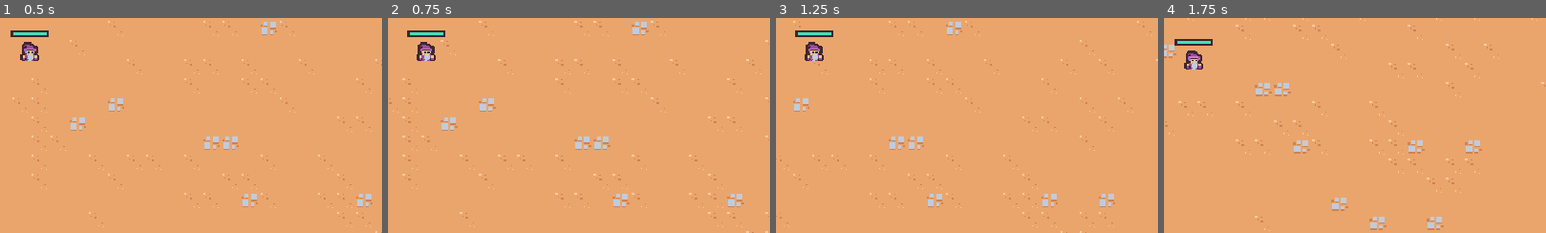
Above: before the commit, frames 1-4 (left to right).
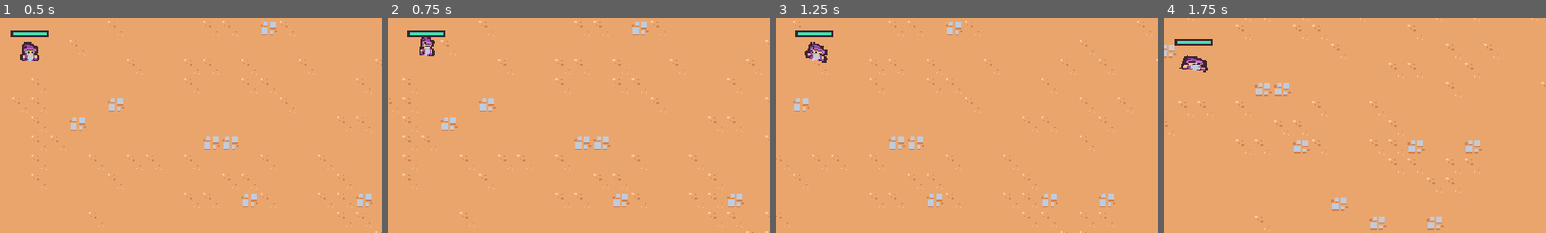
Above: after the commit, the same moments.

Repository: camd67/survivors-clone
Game: Godot game, scene res://scenes/main/main.tscn
Two runs of this game, one before a commit and one after it. Both use one fixed random seed, a clock stepped at 60 frames per second and the inputs below.
Inputs (mouse positions are % of the whole screen's width and height, from its top left):
- Up to frame 1 (0.5 s): no input
- Up to frame 2 (0.75 s): move the mouse to (72, 45) at 0.52 s; press the mouse at (72, 45) at 0.53 s; hold D (move_right) from 0.53 s (still down)
- Up to frame 3 (1.25 s): keep holding D (move_right)
- Up to frame 4 (1.75 s): move the mouse to (30, 55) at 1.27 s; release D (move_right) at 1.28 s; release the mouse at (30, 55) at 1.28 s; hold S (move_down) from 1.28 s (still down); click (30, 55) at 1.35 s
The pictures show only the part of the screen within x 46-96%, y 40-90%; the shares and areas given below are measured in that part.

Frame 1 is identical in both runs. In frame 2, 0.4% of the frame differs, in the area x 7-13%, y 8-20%; in frame 3, 0.3%; in frame 4, 0.4%, in the area x 4-12%, y 15-26%.

Commit message:
Lesson 36: Player animation

Diff:
--- a/scenes/game_object/player/player.gd
+++ b/scenes/game_object/player/player.gd
@@ -4,6 +4,8 @@
 @onready var health_component: HealthComponent = $HealthComponent
 @onready var health_bar = $HealthBar
 @onready var abilities = $Abilities
+@onready var animation_player = $AnimationPlayer
+@onready var visuals = $Visuals
 
 const MAX_SPEED = 125
 const ACCELERATION_SMOOTHING = 25
@@ -27,6 +29,17 @@
 	velocity = velocity.lerp(target_velocity, 1 - exp(-delta * ACCELERATION_SMOOTHING))
 
 	move_and_slide()
+
+	if movement_vector.x != 0 || movement_vector.y != 0:
+		animation_player.play("walk")
+	else:
+		animation_player.play("RESET")
+
+	var move_sign = sign(movement_vector.x)
+	if move_sign == 0:
+		visuals.scale = Vector2.ONE
+	else:
+		visuals.scale = Vector2(move_sign, 1)
 
 
 func get_movement_vector():
--- a/scenes/game_object/player/player.tscn
+++ b/scenes/game_object/player/player.tscn
@@ -1,9 +1,95 @@
-[gd_scene load_steps=10 format=3 uid="uid://dtg3vxagmiomm"]
+[gd_scene load_steps=13 format=3 uid="uid://dtg3vxagmiomm"]
 
 [ext_resource type="Texture2D" uid="uid://c5ndpwtmmwc" path="res://scenes/game_object/player/player.png" id="1_0ab2r"]
 [ext_resource type="Script" path="res://scenes/game_object/player/player.gd" id="1_ypp6v"]
 [ext_resource type="Script" path="res://scenes/component/health_component.gd" id="2_3bleu"]
 [ext_resource type="PackedScene" uid="uid://b8jaxqiqukwmj" path="res://scenes/ability/sword_abililty_controller/sword_abililty_controller.tscn" id="3_fa4rm"]
+
+[sub_resource type="Animation" id="Animation_kgwoq"]
+resource_name = "walk"
+length = 0.4
+loop_mode = 1
+tracks/0/type = "value"
+tracks/0/imported = false
+tracks/0/enabled = true
+tracks/0/path = NodePath("Visuals/Sprite2D:position")
+tracks/0/interp = 2
+tracks/0/loop_wrap = true
+tracks/0/keys = {
+"times": PackedFloat32Array(0, 0.1, 0.3),
+"transitions": PackedFloat32Array(1, 1, 1),
+"update": 0,
+"values": [Vector2(0, 0), Vector2(0, -5), Vector2(0, 0)]
+}
+tracks/1/type = "value"
+tracks/1/imported = false
+tracks/1/enabled = true
+tracks/1/path = NodePath("Visuals/Sprite2D:rotation")
+tracks/1/interp = 2
+tracks/1/loop_wrap = true
+tracks/1/keys = {
+"times": PackedFloat32Array(0, 0.1, 0.2, 0.4),
+"transitions": PackedFloat32Array(1, 1, 1, 1),
+"update": 0,
+"values": [0.0, -0.261799, 0.261799, 0.0]
+}
+tracks/2/type = "value"
+tracks/2/imported = false
+tracks/2/enabled = true
+tracks/2/path = NodePath("Visuals/Sprite2D:scale")
+tracks/2/interp = 2
+tracks/2/loop_wrap = true
+tracks/2/keys = {
+"times": PackedFloat32Array(0, 0.1, 0.3, 0.4),
+"transitions": PackedFloat32Array(0.732043, 2.37842, 2.14355, 1),
+"update": 0,
+"values": [Vector2(1, 1), Vector2(0.8, 1.1), Vector2(1.5, 0.7), Vector2(1, 1)]
+}
+
+[sub_resource type="Animation" id="Animation_w13b1"]
+length = 0.001
+tracks/0/type = "value"
+tracks/0/imported = false
+tracks/0/enabled = true
+tracks/0/path = NodePath("Visuals/Sprite2D:position")
+tracks/0/interp = 1
+tracks/0/loop_wrap = true
+tracks/0/keys = {
+"times": PackedFloat32Array(0),
+"transitions": PackedFloat32Array(1),
+"update": 0,
+"values": [Vector2(0, 0)]
+}
+tracks/1/type = "value"
+tracks/1/imported = false
+tracks/1/enabled = true
+tracks/1/path = NodePath("Visuals/Sprite2D:rotation")
+tracks/1/interp = 1
+tracks/1/loop_wrap = true
+tracks/1/keys = {
+"times": PackedFloat32Array(0),
+"transitions": PackedFloat32Array(1),
+"update": 0,
+"values": [0.0]
+}
+tracks/2/type = "value"
+tracks/2/imported = false
+tracks/2/enabled = true
+tracks/2/path = NodePath("Visuals/Sprite2D:scale")
+tracks/2/interp = 1
+tracks/2/loop_wrap = true
+tracks/2/keys = {
+"times": PackedFloat32Array(0),
+"transitions": PackedFloat32Array(1),
+"update": 0,
+"values": [Vector2(1, 1)]
+}
+
+[sub_resource type="AnimationLibrary" id="AnimationLibrary_rsmxi"]
+_data = {
+"RESET": SubResource("Animation_w13b1"),
+"walk": SubResource("Animation_kgwoq")
+}
 
 [sub_resource type="StyleBoxFlat" id="StyleBoxFlat_e6fva"]
 bg_color = Color(0.239216, 0.14902, 0.192157, 1)
@@ -29,6 +115,11 @@
 collision_layer = 0
 motion_mode = 1
 script = ExtResource("1_ypp6v")
+
+[node name="AnimationPlayer" type="AnimationPlayer" parent="."]
+libraries = {
+"": SubResource("AnimationLibrary_rsmxi")
+}
 
 [node name="HealthComponent" type="Node" parent="."]
 script = ExtResource("2_3bleu")
@@ -63,7 +154,10 @@
 shape = SubResource("CircleShape2D_hev7r")
 debug_color = Color(0.239216, 0.619608, 0.411765, 0.419608)
 
-[node name="Sprite2D" type="Sprite2D" parent="."]
+[node name="Visuals" type="Node2D" parent="."]
+rotation = -0.00249304
+
+[node name="Sprite2D" type="Sprite2D" parent="Visuals"]
 texture = ExtResource("1_0ab2r")
 offset = Vector2(0, -8)
 
